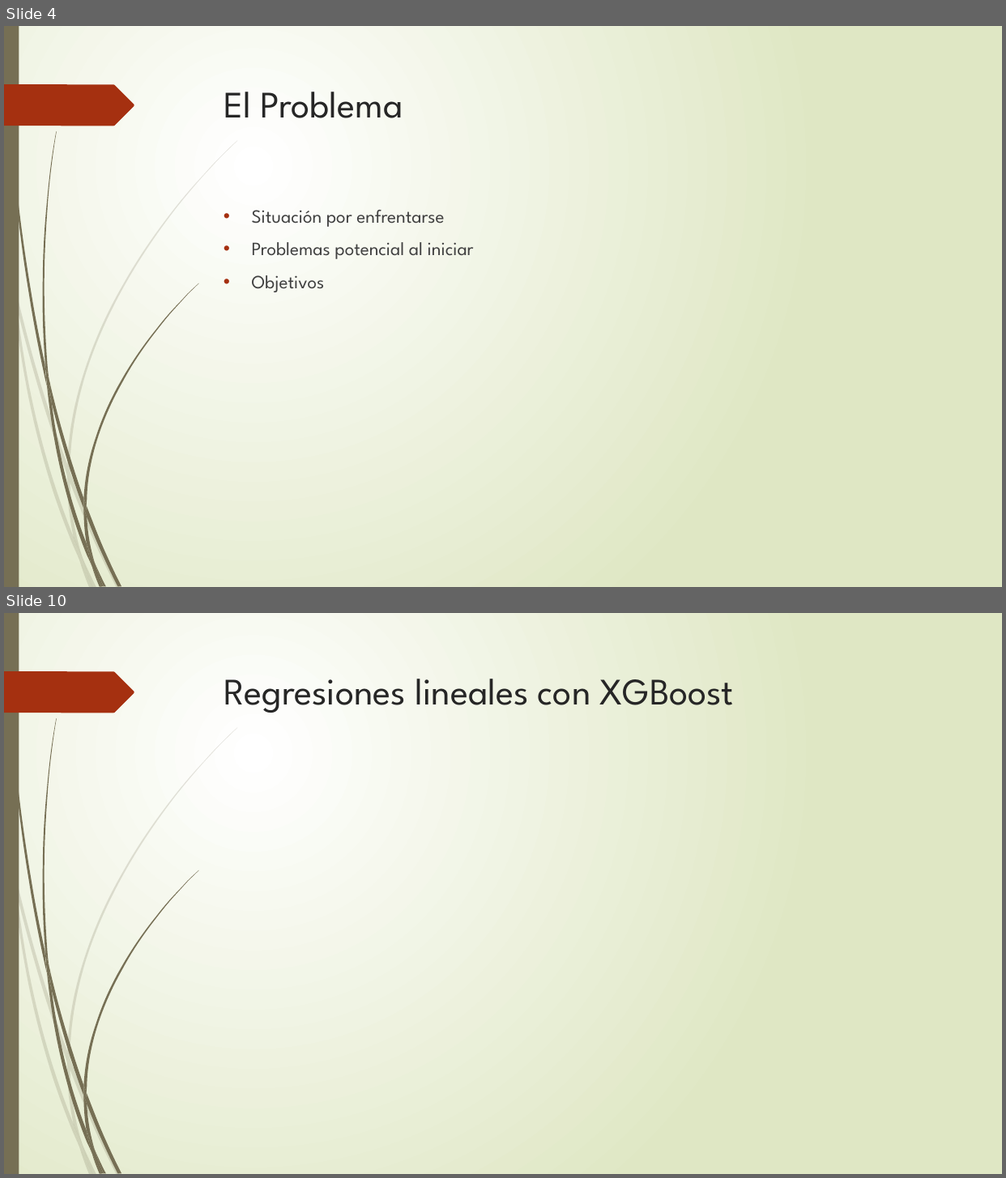
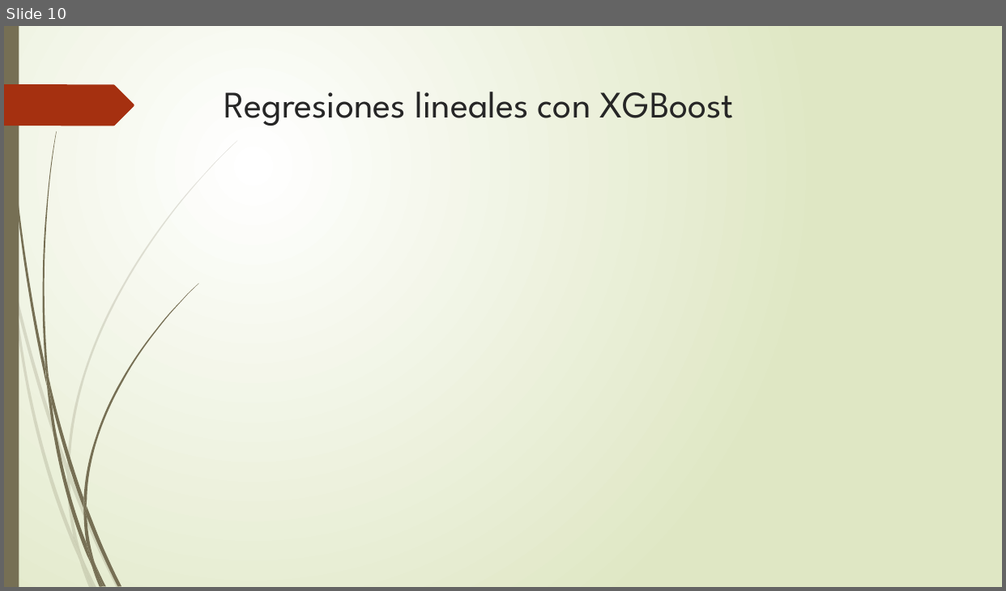
Before and after one commit to corderobot/Kaggle_House-Prices, a slide deck: Docs/House Prices.pptx. Shown one above the other, each under a label of ours: slides 4 and 10 before the commit, slide 10 after it; the slides between them are not shown. The pictures are 1006x1178 and 1006x591 pixels, drawn with LibreOffice and Linux fonts; fonts in the diff are those of the drawing. Boxes give left, top, right and bottom in pixels: in the first picture for what was removed or moved away, otherwise in the second. Text is boxed around its words. In the diff, an @@ line names an element or a change of style, - is before the commit and + after.

```diff
--- a/Docs/House Prices.pptx
+++ b/Docs/House Prices.pptx
@@ slide 4 removed at (x1=4, y1=26, x2=1002, y2=587), background gradient #FFFFFF to #DFE8C4; not listed: 24 template elements that a slide beside it also shows @@
@@ title removed at (x1=224, y1=92, x2=403, y2=118) @@
-El Problema
@@ text removed at (x1=252, y1=210, x2=474, y2=292) @@
-• Situación por enfrentarse
-• Problemas potencial al iniciar
-• Objetivos
```
Also in this commit, not shown: 5 slides changed, 9 slides added, 3 other slides removed.
